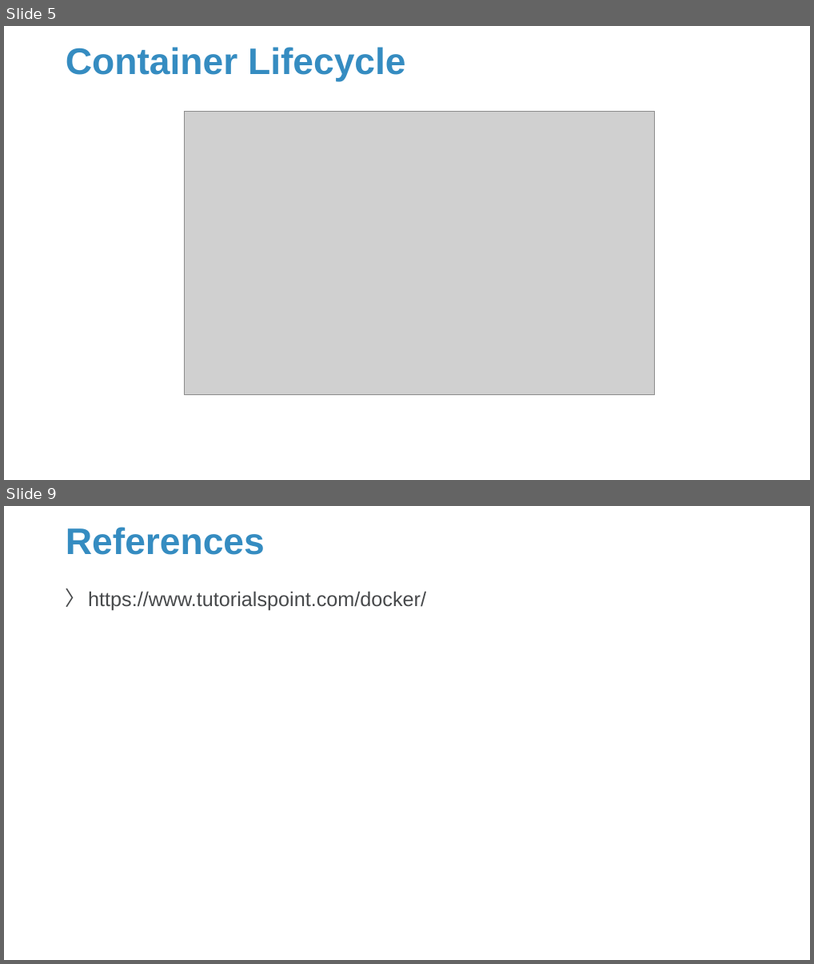
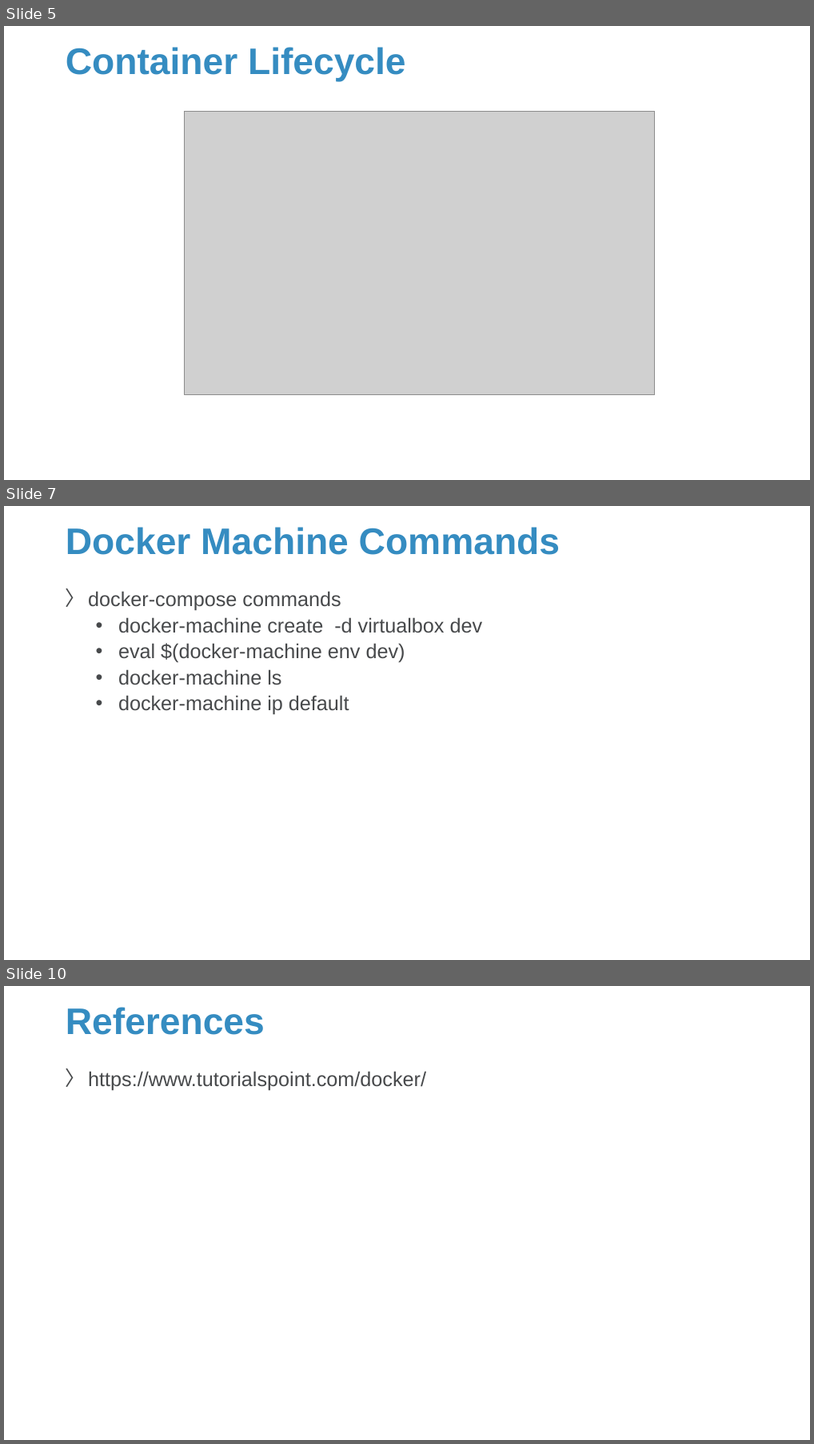
Before and after one commit to Sparks-Lu/TechNotes, a slide deck: Docker-Notes.pptx. Shown one above the other, each under a label of ours: slides 5 and 9 before the commit, slides 5, 7 and 10 after it; the slides between them are not shown. The pictures are 814x964 and 814x1444 pixels, drawn with LibreOffice and Linux fonts; fonts in the diff are those of the drawing; grey boxes stand for pictures; background and template pictures are left out. Boxes give left, top, right and bottom in pixels: in the first picture for what was removed or moved away, otherwise in the second. Text is boxed around its words. In the diff, an @@ line names an element or a change of style, - is before the commit and + after.

```diff
--- a/Docker-Notes.pptx
+++ b/Docker-Notes.pptx
@@ slide 7 added at [4,506,810,960], background picture (left out) @@
@@ title added at [66,527,560,555], 44 pt, text #358CC1, bold @@
+Docker Machine Commands
@@ text added at [88,591,483,715], 24 pt, text #47494B @@
+〉 docker-compose commands
+  • docker-machine create -d virtualbox dev
+  • eval $(docker-machine env dev)
+  • docker-machine ls
+  • docker-machine ip default
@@ what was slide 9 is now slide 10 @@
```
Also in this commit, not shown: 3 slides changed, 25 other files.
